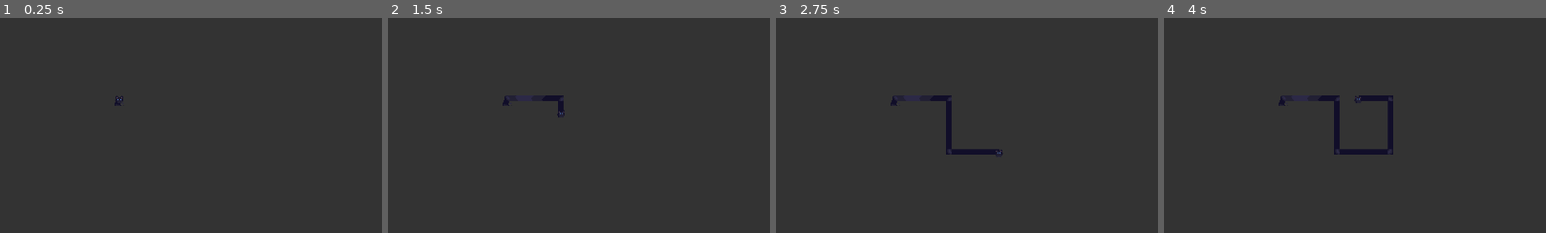
Above: before the commit, frames 1-4 (left to right).
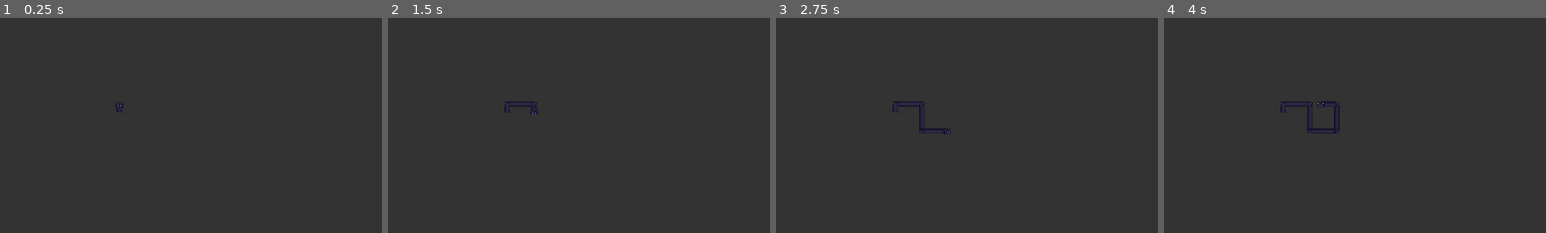
Above: after the commit, the same moments.

Repository: RecorderYvaine/loooong_cat
Game: Godot game, scene res://src/Main.tscn
Same seed, same stepped clock (60 frames per second), same inputs: the game is played once before the commit and once after it.
Inputs:
- Up to frame 1 (0.25 s): no input
- Up to frame 2 (1.5 s): tap Enter at 0.5 s; hold Right (ui_right) 0.53-1.28 s; tap Space at 1.25 s; hold Down (ui_down) from 1.28 s (still down)
- Up to frame 3 (2.75 s): tap Enter at 2 s; release Down (ui_down) at 2.03 s; hold Right (ui_right) from 2.03 s (still down)
- Up to frame 4 (4 s): tap Space at 2.75 s; release Right (ui_right) at 2.78 s; hold Up (ui_up) 2.78-3.53 s; tap Enter at 3.5 s; hold Left (ui_left) from 3.53 s (still down)
The pictures show only the part of the screen within x 0-50%, y 22-72%; the shares and areas given below are measured in that part.

The runs differ from the first frame. In frame 1, less than 0.1% of the frame differs, in the area x 30-33%, y 36-44%; in frame 2, 0.3%; in frame 3, 1.0%; in frame 4, 1.4%, in the area x 30-60%, y 36-64%.

Commit message:
fix: resolve visual misalignments, head rotation issues, and switch to Sprite2D for path drawing

Diff:
--- a/src/cat/LongCat.gd
+++ b/src/cat/LongCat.gd
@@ -1,7 +1,7 @@
 extends Node2D
 class_name LongCat
 
-@export var speed: float = 120.0
+@export var speed: float = 60.0
 const MIN_TURN_DIST: float = 9.0
 
 var path: Array[Vector2] = []
@@ -9,18 +9,24 @@
 
 @onready var head_group = $HeadGroup
 @onready var head_sprite = $HeadGroup/HeadSprite
-@onready var middle_line = $MiddleLine
+@onready var top_body = $HeadGroup/TopBody
+@onready var middle_segments = $MiddleSegments
 @onready var turn_segments = $TurnSegments
 @onready var bottom_sprite = $BottomBody
 
+var middle_tex = preload("res://assets/cat_middle_body.png")
 var turn_tex = preload("res://assets/cat_turn_body.png")
+
 var turns_data: Array[Dictionary] = []
 
 func _ready() -> void:
-    # Initialize path with starting position
-    path.append(Vector2.ZERO)
-    path.append(Vector2(0, -10))
+    # 让初始的 path[0] 也就是身体生长的起点，对齐在底座(BottomBody)的偏左侧
+    path.append(Vector2(0, 11))
+    path.append(Vector2(0, 0))
     current_dir = Vector2.UP
+
+    # 将底座稍微往右偏移，这样轨迹生成时就相当于靠在它的最左边
+    bottom_sprite.position = path[0] + Vector2(3, 0)
     update_visuals()
 
 func _process(delta: float) -> void:
@@ -30,7 +36,8 @@
         move_cat(input_dir, delta)
         update_head_frame(input_dir)
     else:
-        head_sprite.frame = 0 # Idle
+        # Idle frame (正面脸)
+        head_sprite.frame = 0
 
     update_visuals()
 
@@ -50,22 +57,18 @@
     var step = speed * delta
 
     if input_dir == seg_dir:
-        # Extend forward
+        # 向前伸长
         path[-1] += input_dir * step
         current_dir = input_dir
-        # Check if we should absorb a corner when moving forward (if path > 2 and moving away from prev corner)
-        # Actually forward means extending the current segment, no corner logic needed.
     elif input_dir == -seg_dir:
-        # Retract
+        # 向后缩回
         path[-1] += input_dir * step
 
-        # Are we retracting past the previous corner?
+        # 缩回过弯的吸附逻辑
         if path.size() > 2:
             var dist_to_prev = path[-1].distance_to(path[-2])
-            # (head_pos - prev_pos) dot seg_dir <= 0 means we've crossed prev_pos
-            # Also snap if we are very close to it (e.g., within 3 pixels)
-            if (path[-1] - path[-2]).dot(seg_dir) <= 0 or dist_to_prev < 3.0:
-                # We reached the corner. Remove it!
+            # 如果越过了上一个拐角，或者离拐角距离小于 2 个像素（微调吸附），就吃掉这个拐角
+            if (path[-1] - path[-2]).dot(seg_dir) <= 0 or dist_to_prev < 2.0:
                 path.pop_back()
                 path[-1] = prev_pos
                 current_dir = (path[-1] - path[-2]).normalized()
@@ -75,64 +78,70 @@
                     if last_turn.node:
                         last_turn.node.queue_free()
         else:
-            # Prevent retracting past the bottom body
+            # 防止缩回超过原点
             if (path[-1] - path[0]).dot(seg_dir) <= 0:
                 path[-1] = path[0] + seg_dir * 1.0
     else:
-        # Turning!
+        # 转弯！
         var dist_from_last_corner = head_pos.distance_to(prev_pos)
         if dist_from_last_corner >= MIN_TURN_DIST:
-            # Add corner
             path.append(head_pos)
             current_dir = input_dir
             path[-1] += input_dir * step
 
-            # Create Turn Sprite
             var turn_sprite = Sprite2D.new()
             turn_sprite.texture = turn_tex
+            turn_sprite.region_enabled = true
+            turn_sprite.region_rect = Rect2(0, 0, 63, 9) # 取63x18图片的上半部分 63x9
             turn_sprite.hframes = 7
-            turn_sprite.vframes = 2
             turn_sprite.position = head_pos
-            turn_sprite.rotation = input_dir.angle() - (PI/2) # adjust rotation as needed
+            turn_sprite.rotation = input_dir.angle() - (-PI/2) # 旋转拐角贴图方向
             turn_segments.add_child(turn_sprite)
             turns_data.append({"node": turn_sprite})
 
 func update_head_frame(input_dir: Vector2) -> void:
-    var seg_dir = current_dir
-    if path.size() > 1:
-        seg_dir = (path[-1] - path[-2]).normalized()
-        if seg_dir == Vector2.ZERO: seg_dir = current_dir
-
-    if input_dir == seg_dir:
-        head_sprite.frame = 3 # Forward
-    elif input_dir == -seg_dir:
-        head_sprite.frame = 4 # Retract
-    else:
-        if input_dir == Vector2.LEFT: head_sprite.frame = 1
-        elif input_dir == Vector2.RIGHT: head_sprite.frame = 2
-        elif input_dir == Vector2.UP: head_sprite.frame = 3
-        elif input_dir == Vector2.DOWN: head_sprite.frame = 4
+    # 严格按照移动方向切猫头的 1-4 帧 (不旋转猫头节点，只换眼睛方向)
+    if input_dir == Vector2.LEFT: head_sprite.frame = 1
+    elif input_dir == Vector2.RIGHT: head_sprite.frame = 2
+    elif input_dir == Vector2.UP: head_sprite.frame = 3
+    elif input_dir == Vector2.DOWN: head_sprite.frame = 4
 
 func update_visuals() -> void:
+    # 猫头永远在最前，并且没有任何奇怪的 90 度强行旋转
     head_group.position = path[-1]
+    head_group.rotation = 0
 
-    # Update Middle Line
-    middle_line.clear_points()
-    # Path[0] is the bottom base. We offset the line starting point to the left side of the bottom base.
-    var base_pos = path[0] + Vector2(-3.0, 0.0) # offset left a bit for tail connection
-    middle_line.add_point(base_pos)
-    for i in range(1, path.size()):
-        middle_line.add_point(path[i])
+    # 调整猫的"上半身(TopBody)"，让它根据移动方向永远接在头部的后方
+    top_body.position = -current_dir * 6.5
+    top_body.rotation = current_dir.angle() - (-PI/2)
 
-    # Bottom body position
-    bottom_sprite.position = path[0]
+    # 渲染中间连续的身体 (MiddleSegments)
+    for child in middle_segments.get_children():
+        child.queue_free()
 
-    # Animate turns based on distance
+    for i in range(path.size() - 1):
+        var p1 = path[i]
+        var p2 = path[i+1]
+
+        var dist = p1.distance_to(p2)
+        if dist > 0.5:
+            var seg = Sprite2D.new()
+            seg.texture = middle_tex
+            seg.texture_repeat = CanvasItem.TEXTURE_REPEAT_ENABLED
+            seg.region_enabled = true
+            # 将 9x1 的像素图通过 region_rect 的高度拉伸，实现无缝平铺
+            # dist + 2.0 用于产生微小重叠，防止出现 1 像素的视觉裂缝
+            seg.region_rect = Rect2(0, 0, 9, dist + 2.0)
+            seg.position = (p1 + p2) / 2.0
+            seg.rotation = (p2 - p1).angle() - (-PI/2)
+            middle_segments.add_child(seg)
+
+    # 根据距离自动播放转弯处的帧动画
     for i in range(turns_data.size()):
         var t_data = turns_data[i]
         var frame = 0
         if i == turns_data.size() - 1:
             var dist = path[-1].distance_to(t_data.node.position)
-            # Map distance (0 to MIN_TURN_DIST) to frames (6 to 0)
+            # 距离映射到 6 到 0 帧
             frame = clamp(6 - int((dist / MIN_TURN_DIST) * 7.0), 0, 6)
         t_data.node.frame = frame
--- a/src/cat/LongCat.tscn
+++ b/src/cat/LongCat.tscn
@@ -2,7 +2,6 @@
 
 [ext_resource type="Script" path="res://src/cat/LongCat.gd" id="1_script"]
 [ext_resource type="Texture2D" path="res://assets/cat_bottom_body.png" id="2_bottom"]
-[ext_resource type="Texture2D" path="res://assets/cat_middle_body.png" id="3_middle"]
 [ext_resource type="Texture2D" path="res://assets/cat_head.png" id="3_head"]
 [ext_resource type="Texture2D" path="res://assets/cat_upper_body.png" id="4_top"]
 
@@ -12,10 +11,7 @@
 [node name="BottomBody" type="Sprite2D" parent="."]
 texture = ExtResource("2_bottom")
 
-[node name="MiddleLine" type="Line2D" parent="."]
-texture = ExtResource("3_middle")
-texture_mode = 1
-width = 9.0
+[node name="MiddleSegments" type="Node2D" parent="."]
 
 [node name="TurnSegments" type="Node2D" parent="."]
 
